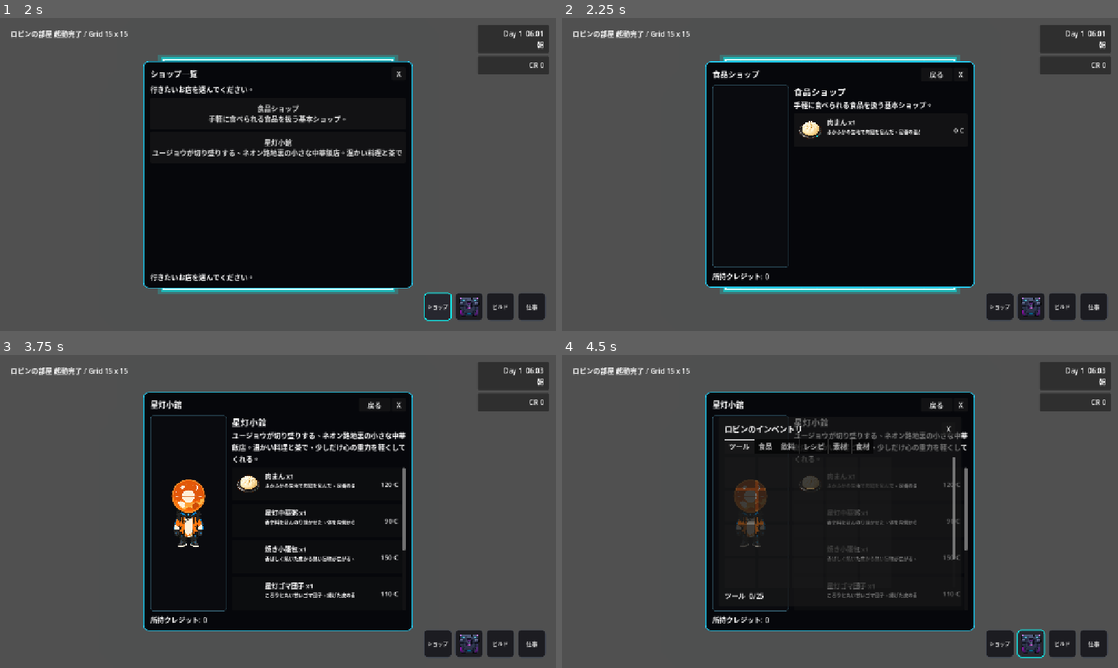
Above: before the commit, frames 1-4 (two rows, left to right).
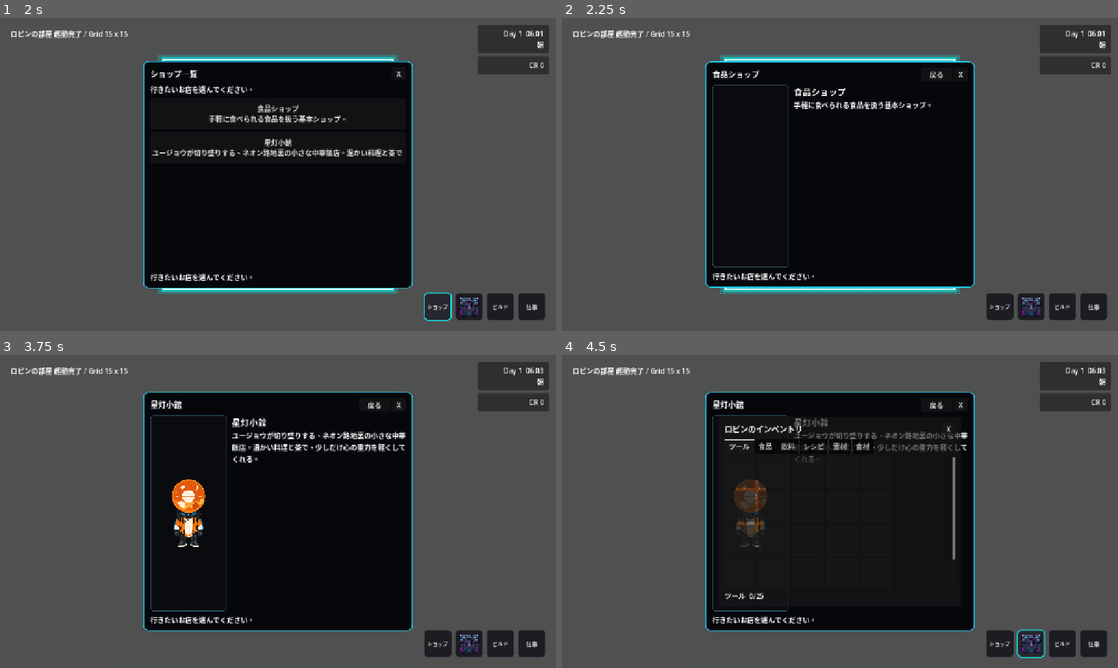
Above: after the commit, the same moments.

Repository: grimoire1089-coder/optimistic
Game: Godot game, scene res://Scenes/Boot/TitleScene.tscn
Two runs of this game, one before a commit and one after it. Both use one fixed random seed, a clock stepped at 60 frames per second and the inputs below. Sound files missing from this copy of the repository are replaced by a short silence.
Inputs (mouse positions are in pixels of both pictures, inside the frame that each line leads up to):
- Up to frame 1 (2 s): click "はじめる" at 0.5 s; click "ショップ" at 1.25 s
- Up to frame 2 (2.25 s): click "食品ショップ 手軽に食べられる食品を扱う基本ショップ。" at 2 s
- Up to frame 3 (3.75 s): click "戻る" at 2.75 s; click "星灯小館 ユージョウが切り盛りする、ネオン路地裏の小さな中…" at 3.5 s
- Up to frame 4 (4.5 s): click (1029, 642) at 4.25 s

Frame 1 is identical in both runs. In frame 2, 0.8% of the frame differs, in the area x 27-73%, y 32-84%; in frame 3, 2.0%, in the area x 27-73%, y 35-87%; in frame 4, 1.3%.
Error after the commit: Invalid access to property or key 'tab_changed' on a base object of type 'null instance'. (res://Scripts/UI/Shop/ShopMenu.gd:40)

Commit message:
Add shop item tabs and vertical cards

Diff:
--- a/Scripts/UI/Shop/ShopMenu.gd
+++ b/Scripts/UI/Shop/ShopMenu.gd
@@ -15,12 +15,14 @@
 @onready var portrait_rect: TextureRect = $MarginContainer/Rows/ShopDetailView/OwnerFrame/Portrait
 @onready var shop_name_label: Label = $MarginContainer/Rows/ShopDetailView/ShopContent/ShopInfo/ShopNameLabel
 @onready var description_label: Label = $MarginContainer/Rows/ShopDetailView/ShopContent/ShopInfo/DescriptionLabel
-@onready var item_list: VBoxContainer = $MarginContainer/Rows/ShopDetailView/ShopContent/ItemScroll/ItemList
+@onready var item_tab_bar: TabBar = $MarginContainer/Rows/ShopDetailView/ShopContent/ItemTabBar
+@onready var item_grid: GridContainer = $MarginContainer/Rows/ShopDetailView/ShopContent/ItemScroll/ItemGrid
 @onready var detail_label: Label = $MarginContainer/Rows/DetailLabel
 
 var _inventory_module: RobinInventoryModule
 var _shops: Array[ShopData] = []
 var _selected_shop_index: int = -1
+var _current_shop_tab_index: int = 0
 var _previous_bgm: AudioStream
 var _previous_bgm_position: float = 0.0
 var _has_previous_bgm: bool = false
@@ -35,6 +37,7 @@
 	guide_label.text = "行きたいお店を選んでください。"
 	back_button.pressed.connect(_on_back_pressed)
 	close_button.pressed.connect(close_menu)
+	item_tab_bar.tab_changed.connect(_on_item_tab_changed)
 	_connect_wallet_signal()
 	_resolve_inventory_module()
 	_reload_shops()
@@ -98,12 +101,13 @@
 func _show_shop_list() -> void:
 	_restore_previous_bgm_if_needed()
 	_selected_shop_index = -1
+	_current_shop_tab_index = 0
 	title_label.text = "ショップ一覧"
 	back_button.visible = false
 	shop_list_view.visible = true
 	shop_detail_view.visible = false
 	_clear_shop_list()
-	_clear_item_list()
+	_clear_item_grid()
 
 	if shop_database == null:
 		detail_label.text = "ShopDatabase が未設定です。"
@@ -146,12 +150,37 @@
 	description_label.text = shop.description
 	_apply_shop_portrait(shop)
 	_play_shop_bgm(shop)
-	_refresh_item_list(shop)
+	_setup_item_tabs(shop)
+	_refresh_item_grid(shop)
 
 
 func _apply_shop_portrait(shop: ShopData) -> void:
 	portrait_rect.texture = shop.portrait
 	portrait_rect.visible = shop.portrait != null
+
+
+func _setup_item_tabs(shop: ShopData) -> void:
+	item_tab_bar.clear_tabs()
+	var tabs := shop.get_tabs()
+	if tabs.is_empty():
+		item_tab_bar.visible = false
+		_current_shop_tab_index = 0
+		return
+
+	item_tab_bar.visible = true
+	for tab in tabs:
+		item_tab_bar.add_tab(tab.display_name)
+
+	_current_shop_tab_index = clampi(_current_shop_tab_index, 0, tabs.size() - 1)
+	item_tab_bar.current_tab = _current_shop_tab_index
+
+
+func _get_current_shop_tab_id(shop: ShopData) -> StringName:
+	var tabs := shop.get_tabs()
+	if tabs.is_empty():
+		return &""
+	_current_shop_tab_index = clampi(_current_shop_tab_index, 0, tabs.size() - 1)
+	return tabs[_current_shop_tab_index].tab_id
 
 
 func _play_shop_bgm(shop: ShopData) -> void:
@@ -198,23 +227,24 @@
 	_active_shop_bgm = null
 
 
-func _refresh_item_list(shop: ShopData) -> void:
-	_clear_item_list()
-	var entries := shop.get_available_items()
+func _refresh_item_grid(shop: ShopData) -> void:
+	_clear_item_grid()
+	var tab_id := _get_current_shop_tab_id(shop)
+	var entries := shop.get_available_items_for_tab(tab_id)
 	if entries.is_empty():
-		detail_label.text = "このショップの商品はまだありません。"
+		detail_label.text = "このタブの商品はまだありません。"
 		return
 
 	var credits := _get_wallet_credits()
 	for entry in entries:
-		item_list.add_child(_create_item_card(entry, credits))
+		item_grid.add_child(_create_item_card(entry, credits))
 
 	detail_label.text = "所持クレジット: %d" % credits
 
 
 func _create_item_card(entry: ShopItemData, credits: int) -> Button:
 	var button := Button.new()
-	button.custom_minimum_size = Vector2(0, 76)
+	button.custom_minimum_size = Vector2(124, 176)
 	button.size_flags_horizontal = Control.SIZE_EXPAND_FILL
 	button.mouse_default_cursor_shape = Control.CURSOR_POINTING_HAND
 	button.focus_mode = Control.FOCUS_NONE
@@ -228,54 +258,40 @@
 		button.tooltip_text = "クレジットが足りません。必要: %d / 所持: %d" % [total_price, credits]
 	button.pressed.connect(Callable(self, "_on_buy_pressed").bind(entry))
 
-	var row := HBoxContainer.new()
-	row.set_anchors_preset(Control.PRESET_FULL_RECT)
-	row.offset_left = 10.0
-	row.offset_top = 8.0
-	row.offset_right = -10.0
-	row.offset_bottom = -8.0
-	row.mouse_filter = Control.MOUSE_FILTER_IGNORE
-	row.add_theme_constant_override("separation", 10)
-	button.add_child(row)
+	var card := VBoxContainer.new()
+	card.set_anchors_preset(Control.PRESET_FULL_RECT)
+	card.offset_left = 8.0
+	card.offset_top = 8.0
+	card.offset_right = -8.0
+	card.offset_bottom = -8.0
+	card.mouse_filter = Control.MOUSE_FILTER_IGNORE
+	card.add_theme_constant_override("separation", 5)
+	button.add_child(card)
 
 	var icon_rect := TextureRect.new()
-	icon_rect.custom_minimum_size = Vector2(56, 56)
+	icon_rect.custom_minimum_size = Vector2(72, 72)
+	icon_rect.size_flags_horizontal = Control.SIZE_EXPAND_FILL
 	icon_rect.expand_mode = TextureRect.EXPAND_IGNORE_SIZE
 	icon_rect.stretch_mode = TextureRect.STRETCH_KEEP_ASPECT_CENTERED
 	icon_rect.mouse_filter = Control.MOUSE_FILTER_IGNORE
 	icon_rect.texture = _load_entry_icon(entry)
-	row.add_child(icon_rect)
-
-	var text_box := VBoxContainer.new()
-	text_box.size_flags_horizontal = Control.SIZE_EXPAND_FILL
-	text_box.mouse_filter = Control.MOUSE_FILTER_IGNORE
-	text_box.add_theme_constant_override("separation", 2)
-	row.add_child(text_box)
+	card.add_child(icon_rect)
 
 	var name_label := Label.new()
 	name_label.text = "%s x%d" % [entry.get_display_name(), max(entry.amount, 1)]
+	name_label.horizontal_alignment = HORIZONTAL_ALIGNMENT_CENTER
+	name_label.autowrap_mode = TextServer.AUTOWRAP_WORD_SMART
 	name_label.clip_text = true
 	name_label.mouse_filter = Control.MOUSE_FILTER_IGNORE
-	name_label.add_theme_font_size_override("font_size", 15)
-	text_box.add_child(name_label)
-
-	var description := entry.get_description()
-	if description != "":
-		var description_label_card := Label.new()
-		description_label_card.text = description
-		description_label_card.clip_text = true
-		description_label_card.mouse_filter = Control.MOUSE_FILTER_IGNORE
-		description_label_card.add_theme_font_size_override("font_size", 11)
-		text_box.add_child(description_label_card)
+	name_label.add_theme_font_size_override("font_size", 13)
+	card.add_child(name_label)
 
 	var price_label := Label.new()
-	price_label.custom_minimum_size = Vector2(88, 0)
-	price_label.vertical_alignment = VERTICAL_ALIGNMENT_CENTER
-	price_label.horizontal_alignment = HORIZONTAL_ALIGNMENT_RIGHT
 	price_label.text = "%d C" % total_price
+	price_label.horizontal_alignment = HORIZONTAL_ALIGNMENT_CENTER
 	price_label.mouse_filter = Control.MOUSE_FILTER_IGNORE
-	price_label.add_theme_font_size_override("font_size", 15)
-	row.add_child(price_label)
+	price_label.add_theme_font_size_override("font_size", 14)
+	card.add_child(price_label)
 
 	return button
 
@@ -291,11 +307,17 @@
 
 
 func _on_shop_selected(shop_index: int) -> void:
+	_current_shop_tab_index = 0
 	_show_shop_detail(shop_index)
 
 
 func _on_back_pressed() -> void:
 	_show_shop_list()
+
+
+func _on_item_tab_changed(tab_index: int) -> void:
+	_current_shop_tab_index = tab_index
+	_refresh_current_shop_detail()
 
 
 func _on_buy_pressed(entry: ShopItemData) -> void:
@@ -375,8 +397,8 @@
 		child.queue_free()
 
 
-func _clear_item_list() -> void:
-	for child in item_list.get_children():
+func _clear_item_grid() -> void:
+	for child in item_grid.get_children():
 		child.queue_free()
 
 
